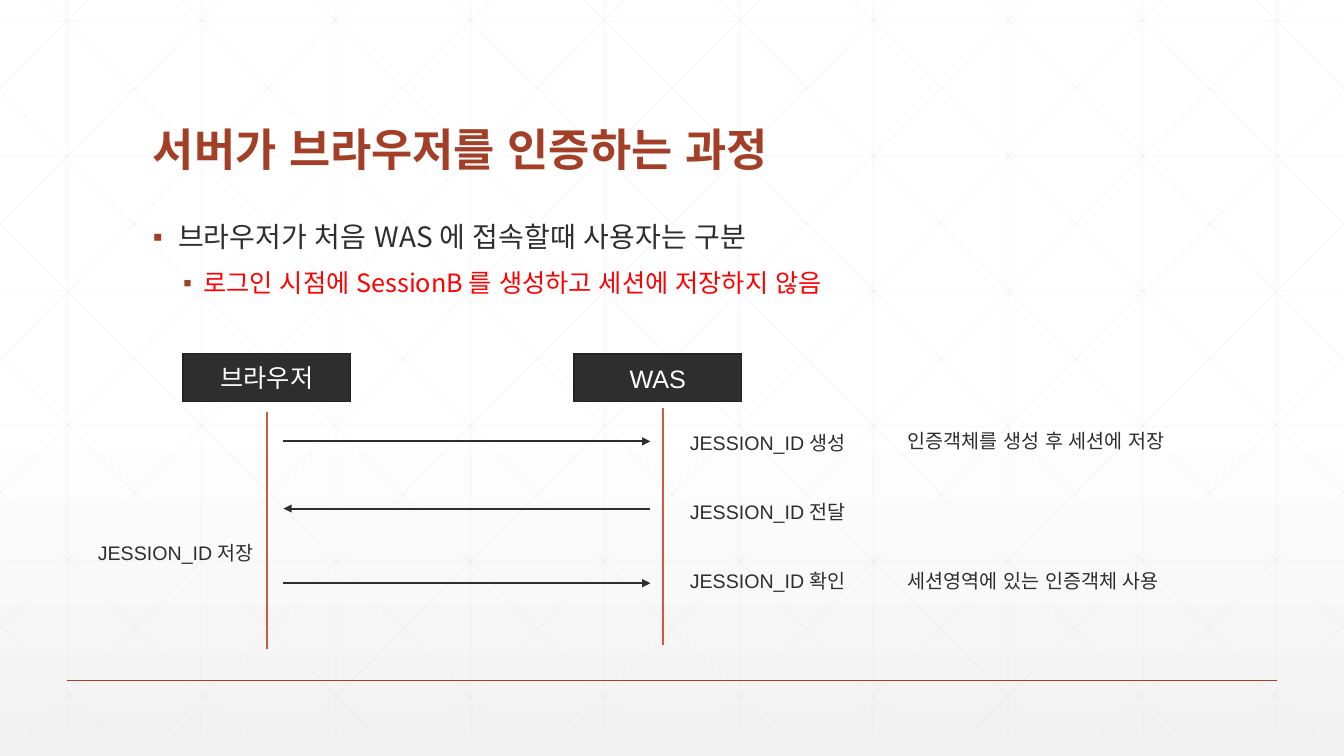
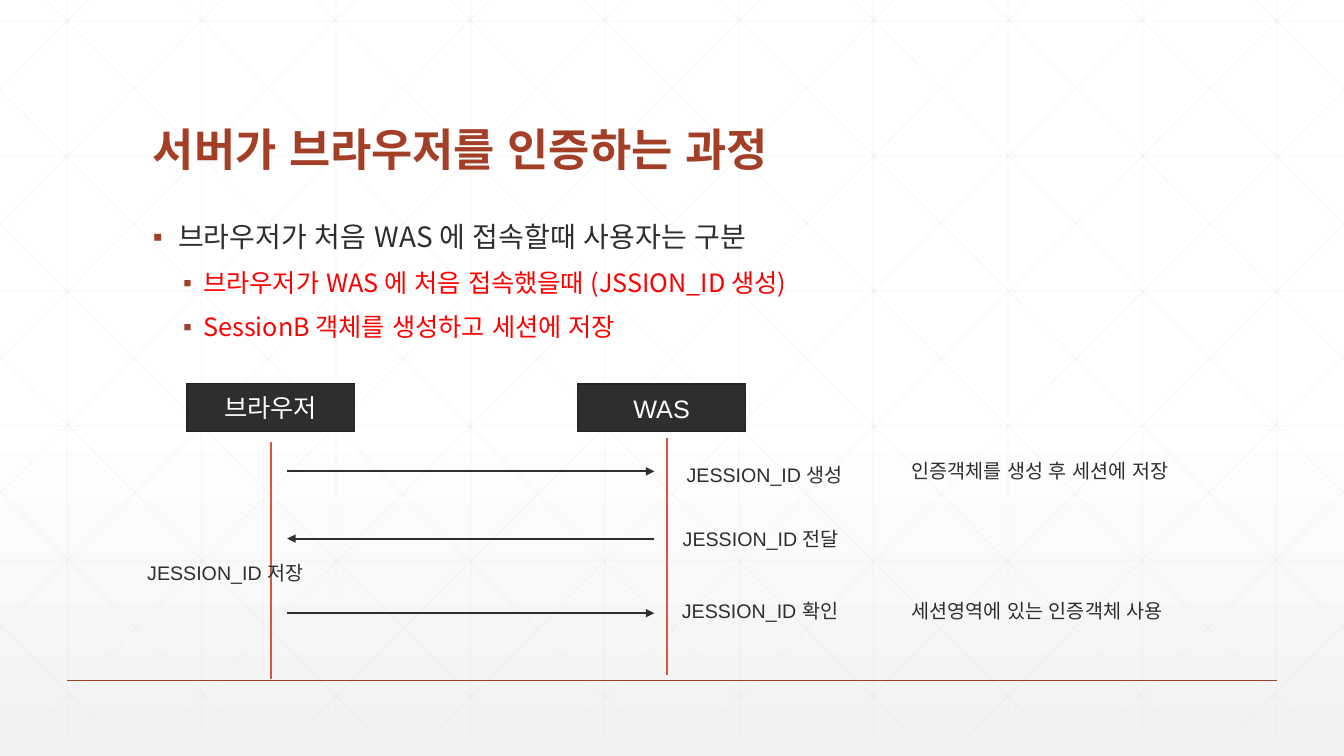
Before and after one commit to zeroshift01/code5, a slide deck: slide 8 of inflearn05/doc/5.인증과 접근제어 기능을 구현합니다..pptx. Drawn at 1344x756 pixels with LibreOffice and Linux fonts; fonts in the diff are those of the drawing. Boxes give left, top, right and bottom in pixels: in the first picture for what was removed or moved away, otherwise in the second. Text is boxed around its words. In the diff, an @@ line names an element or a change of style, - is before the commit and + after.

```diff
--- a/inflearn05/doc/5.인증과 접근제어 기능을 구현합니다..pptx
+++ b/inflearn05/doc/5.인증과 접근제어 기능을 구현합니다..pptx
@@ text at (203, 271, 786, 338): text changed @@
-  ▪ 로그인 시점에 SessionB 를 생성하고 세션에 저장하지 않음
+  ▪ 브라우저가 WAS 에 처음 접속했을때 (JSSION_ID 생성)
+  ▪ SessionB 객체를 생성하고 세션에 저장
@@ 3 arrows, 2 texts, 2 rectangles, 2 lines: place and size @@
-3 arrows, 2 texts, 2 rectangles, 2 lines at (184, 354, 1164, 649)
+3 arrows, 2 texts, 2 rectangles, 2 lines at (187, 384, 1168, 679)
@@ text "JESSION_ID 생성": place and size @@
-text "JESSION_ID 생성" at (690, 433, 846, 454)
+text "JESSION_ID 생성" at (687, 465, 843, 486)
@@ text "JESSION_ID 전달": place and size @@
-text "JESSION_ID 전달" at (690, 503, 846, 523)
+text "JESSION_ID 전달" at (683, 530, 839, 550)
@@ text "JESSION_ID 저장" rewrapped from (98, 543, 254, 564) to (147, 559, 303, 585) @@
@@ text "JESSION_ID 확인": place and size @@
-text "JESSION_ID 확인" at (690, 571, 846, 592)
+text "JESSION_ID 확인" at (682, 601, 838, 622)
```
Also in this commit, not shown: 2 other slides changed, 3 other files.
